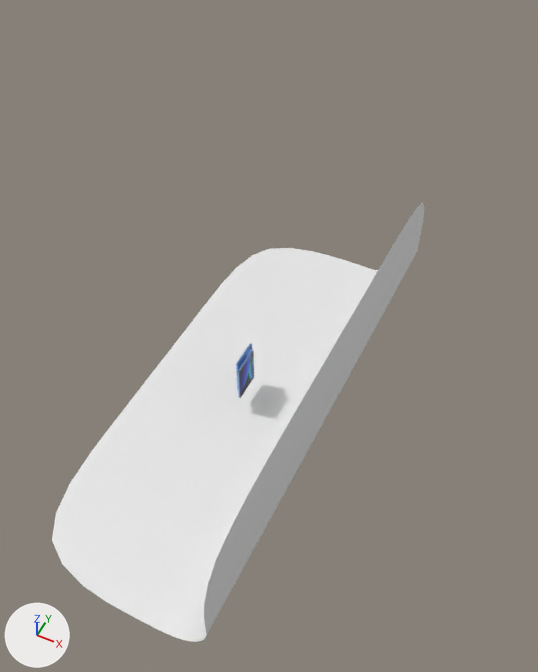
What one commit did to the Blender file Proyecto/design/design/tablet.blend.
Camera for both pictures: a camera (50 mm lens) standing at (25.4, -45.6, 67.2) and looking at (2.3, 0.7, 9.3). Every picture has the same lights, and +X, +Y and +Z are marked at lower left.

Objects in the first picture: 'Plane', 'tablet.001'.
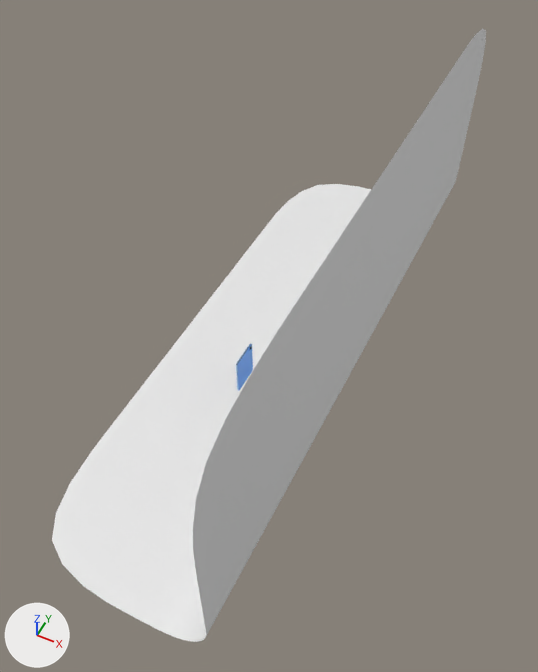
Pixel boxes (x1, y1, x2, y2) of what changed, in the pictures (538 x 672 px):
```json
{"object": "Plane", "change": "reshaped", "before": [52, 203, 424, 642], "after": [52, 29, 486, 642], "on screen": "17% wider, 40% taller"}
{"object": "tablet.001", "change": "deleted", "before": [237, 351, 254, 398], "on screen": "blue"}
{"part": 1, "of": "me_plane", "change": "added", "after": [192, 29, 486, 575]}
```

The change, as JSON lines over the scene's bpy script:
```json
{"block": "me_plane", "where": "# used by ob_plane; location = (-0.1, -0.3, 0.0); scale = (10.9, 10.9, 10.9)"}
{"op": "remove", "block": "me_plane", "code": "me_plane.from_pydata(...)  # 200 vertices, 147 faces; spans x -1.0..1.0, y -2.52..2.3, z 0.0..1.48"}
{"op": "add", "block": "me_plane", "code": "me_plane.from_pydata(...)  # 306 vertices, 250 faces; spans x -1.0..1.0, y -2.52..3.76, z 0.0..2.74"}
{"block": "me_plane", "change": "me_plane part 1"}
{"block": "me_plane", "change": "50 vertices are added at x -1.0..1.0, y 2.3, z 0.0..1.48"}
{"block": "me_plane", "change": "50 new vertices lie (0.0, 1.46, 0.0) away from vertices in x -1.0..1.0, y 2.3, z 0.0..1.48"}
{"block": "me_plane", "change": "6 new vertices lie (0.0, 0.0, 1.26) away from vertices in x 1.0, y -2.52..3.76, z 1.48"}
{"block": "me_plane", "change": "103 new faces join them"}
{"op": "remove", "block": "ob_tablet_001", "code": ["ob_tablet_001 = bpy.data.objects.new('tablet.001', me_cube_018)", "ob_tablet_001.location = (0.6, -1.5, 4.5)", "ob_tablet_001.rotation_euler = (0.0, 0.0, 3.142)  # degrees (0, 0, 180)", "ob_tablet_001.scale = (0.0822, 1.0, 1.0)"]}
{"op": "remove", "block": "ob_buttons_module_002", "code": "ob_buttons_module_002.parent = ob_tablet_001"}
{"op": "remove", "block": "ob_camera_module_002", "code": "ob_camera_module_002.parent = ob_tablet_001"}
{"op": "remove", "block": "ob_camera_module_002", "code": "ob_camera_module_002.matrix_parent_inverse = Matrix(((12.16, 0.0, 0.0, 0.0), (0.0, 1.0, 0.0, 0.679), (0.0, 0.0, 1.0, -4.463), (0.0, 0.0, 0.0, 1.0)))"}
{"op": "remove", "block": "ob_charge_module_002", "code": "ob_charge_module_002.parent = ob_tablet_001"}
{"op": "remove", "block": "ob_front_camera_module_002", "code": "ob_front_camera_module_002.parent = ob_tablet_001"}
```
